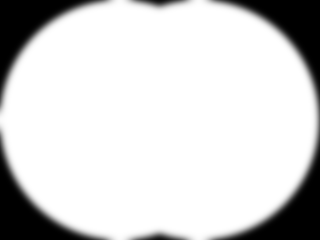
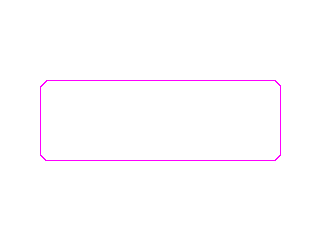
Layers edited between the first and the second 320×240 image:
added layer "Layer #1" above "Layer" over [40, 80, 281, 161]
added layer "Layer #2" above "Layer #4" over [0, 0, 320, 240]
hid "Layer #4", painted on it over [0, 0, 320, 240]
